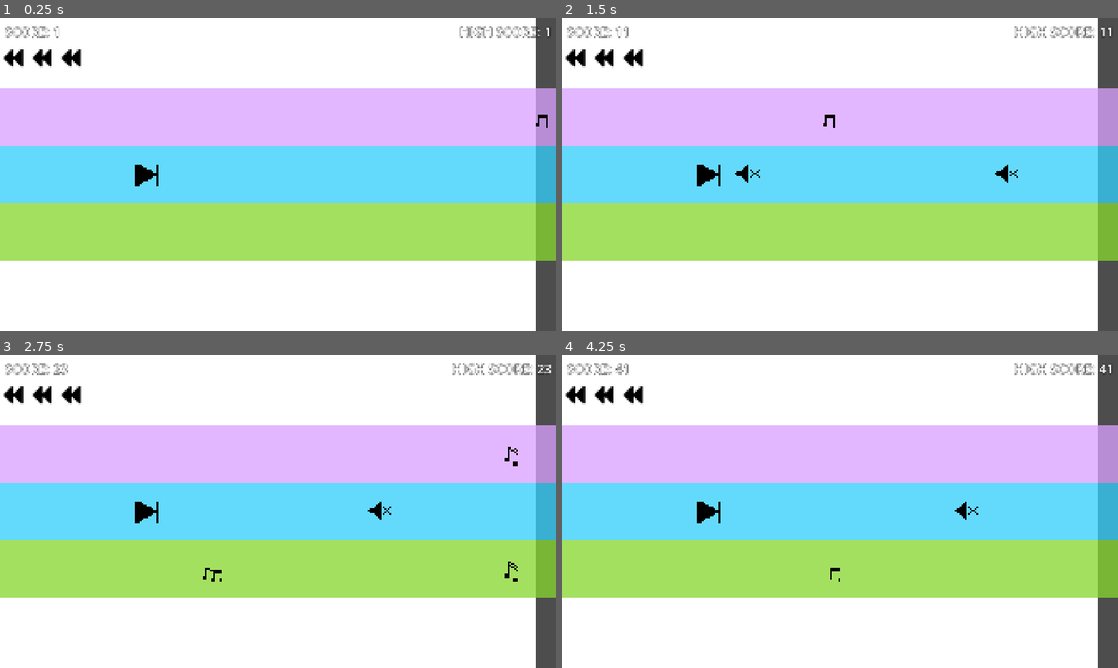
Above: before the commit, frames 1-4 (two rows, left to right).
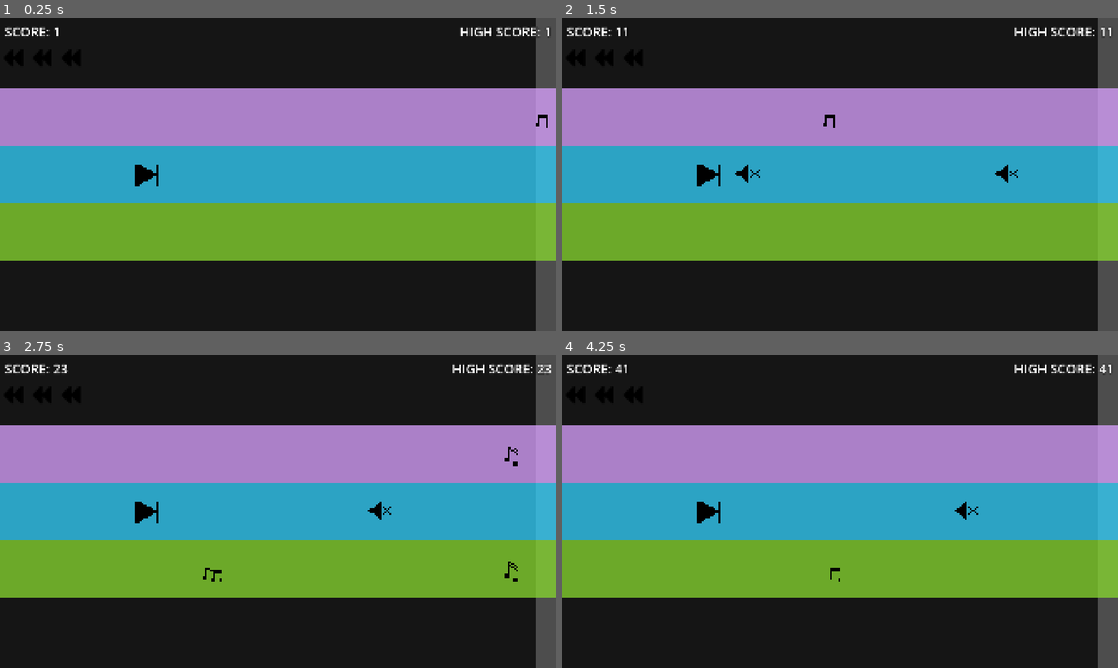
Above: after the commit, the same moments.

Repository: chorwat2137/haven-2026
Game: Godot game, scene res://scenes/main.tscn
Two runs of this game, one before a commit and one after it. Both use one fixed random seed, a clock stepped at 60 frames per second and the inputs below.
Inputs:
- Up to frame 1 (0.25 s): no input
- Up to frame 2 (1.5 s): tap Enter (ui_accept) at 0.5, 0.77 s; hold Right (ui_right) from 0.53 s (still down); tap Space (shoot) at 0.6, 1.35 s
- Up to frame 3 (2.75 s): tap Enter (ui_accept) at 1.52 s; release Right (ui_right) at 2.03 s; hold Left (ui_left) from 2.03 s (still down); tap Space (shoot) at 2.1 s
- Up to frame 4 (4.25 s): release Left (ui_left) at 2.78 s; hold Right (ui_right) from 2.78 s (still down); tap Space (shoot) at 2.85, 3.6 s; tap Enter (ui_accept) at 3.02, 3.77 s

The runs differ from the first frame. In frame 1, 96% of the frame differs, in the area x 0-97%, y 0-100%; in frame 2, 96%; in frame 3, 95%; in frame 4, 96%.

Commit message:
Automatic sync

Diff:
--- a/scenes/spectrum.tscn
+++ b/scenes/spectrum.tscn
@@ -5,4 +5,5 @@
 [node name="ColorRect" type="ColorRect" unique_id=969315619]
 offset_right = 1920.0
 offset_bottom = 1080.0
+color = Color(0.083786316, 0.083786316, 0.083786316, 1)
 script = ExtResource("1_pwr6l")
